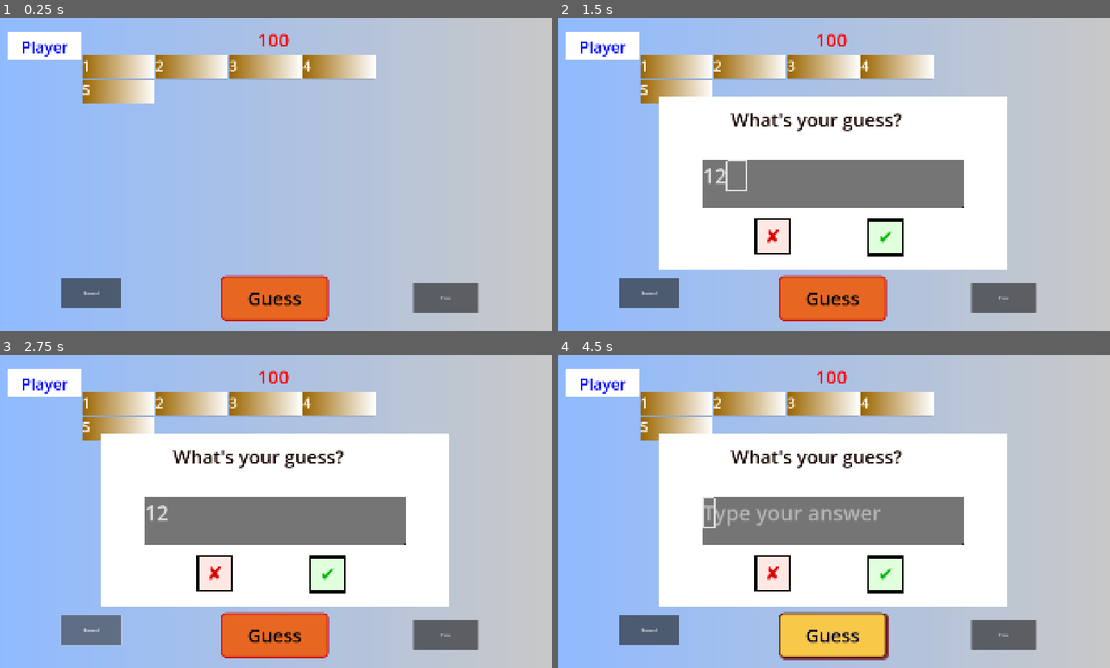
Above: before the commit, frames 1-4 (two rows, left to right).
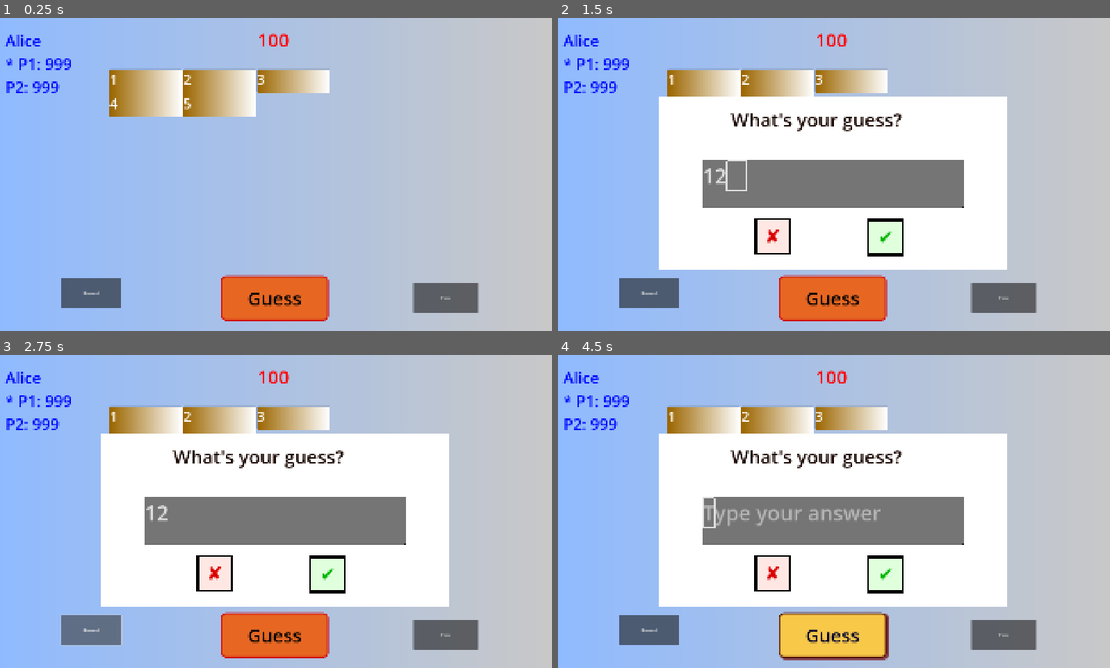
Above: after the commit, the same moments.

Repository: nerraf-dev/nutcase-knockoff
Game: Godot game, scene res://scenes/screens/MainGame.tscn
The game is run twice, just before and just after one commit, with the same random seed, the same clock (stepped at 60 frames per second) and the same inputs. The project has no main scene, so this scene is started directly.
Inputs (mouse positions are in pixels of both pictures, inside the frame that each line leads up to):
- Up to frame 1 (0.25 s): no input
- Up to frame 2 (1.5 s): click "Guess" at 0.5 s; click (834, 183) at 1.27 s; type "12" at 1.35 s
- Up to frame 3 (2.75 s): click "Reveal" at 2 s
- Up to frame 4 (4.5 s): click "Pass" at 2.75 s; click "✔" at 3.5 s; click "Guess" at 4.25 s

The runs differ from the first frame. In frame 1, 9.8% of the frame differs, in the area x 0-69%, y 4-32%; in frame 2, 8.1%; in frame 3, 8.1%; in frame 4, 8.1%.

Commit message:
Refactor player management in MainGame; update player list display and current player label

Diff:
--- a/nutcase-knockoff/scenes/screens/MainGame.tscn
+++ b/nutcase-knockoff/scenes/screens/MainGame.tscn
@@ -1,8 +1,7 @@
-[gd_scene load_steps=8 format=3 uid="uid://dl00hth5lbomp"]
+[gd_scene load_steps=7 format=3 uid="uid://dl00hth5lbomp"]
 
 [ext_resource type="Script" uid="uid://bvmfv62q8ittl" path="res://scenes/screens/main_game.gd" id="1_8dokk"]
 [ext_resource type="Theme" uid="uid://b1vdv74xd0icc" path="res://resources/guess_button.tres" id="2_i3a2a"]
-[ext_resource type="PackedScene" uid="uid://cfn3vsea2v03b" path="res://scenes/components/player_badge.tscn" id="3_ms0ej"]
 
 [sub_resource type="Gradient" id="Gradient_i3a2a"]
 colors = PackedColorArray(0.564706, 0.733333, 1, 1, 0.785641, 0.785641, 0.785641, 1)
@@ -70,30 +69,30 @@
 text = "99999"
 label_settings = SubResource("LabelSettings_42wtb")
 
-[node name="PlayerGrid" type="GridContainer" parent="HUD"]
+[node name="PlayerList" type="GridContainer" parent="HUD"]
 layout_mode = 0
 offset_left = 32.0
 offset_top = 40.0
-offset_right = 32.0
-offset_bottom = 40.0
+offset_right = 278.0
+offset_bottom = 270.0
 
-[node name="PlayerBadge" parent="HUD/PlayerGrid" instance=ExtResource("3_ms0ej")]
-position = Vector2(8, 8)
+[node name="Current" type="Label" parent="HUD/PlayerList"]
+layout_mode = 2
+text = "--CURRENT--"
+label_settings = SubResource("LabelSettings_i3a2a")
 
-[node name="P1" type="Label" parent="HUD/PlayerGrid"]
-visible = false
+[node name="P1" type="Label" parent="HUD/PlayerList"]
 layout_mode = 2
 text = "* P1: 999"
 label_settings = SubResource("LabelSettings_i3a2a")
 
-[node name="P2" type="Label" parent="HUD/PlayerGrid"]
-visible = false
+[node name="P2" type="Label" parent="HUD/PlayerList"]
 layout_mode = 2
 text = "P2: 999"
 label_settings = SubResource("LabelSettings_i3a2a")
 
 [node name="GridContainer" type="GridContainer" parent="."]
-offset_left = 297.0
-offset_top = 129.0
-offset_right = 1819.0
-offset_bottom = 853.0
+offset_left = 392.0
+offset_top = 176.0
+offset_right = 1744.0
+offset_bottom = 816.0
--- a/nutcase-knockoff/scenes/screens/main_game.gd
+++ b/nutcase-knockoff/scenes/screens/main_game.gd
@@ -6,6 +6,8 @@
 @onready var grid = $GridContainer
 @onready var pot_label = $HUD/PotLabel
 @onready var guess_btn = $HUD/GuessBtn
+@onready var player_list = $HUD/PlayerList
+@onready var current_player_label = $HUD/PlayerList/Current
 
 const BASE_POT = 100.0
 const MINIMUM_POT_PERCENT = 0.1  # Always reserve 10% as minimum pot
@@ -36,6 +38,8 @@
 	# Load questions from JSON
 	all_questions = QuestionLoaderResource.load_questions_from_file("res://data/questions.json")
 	guess_btn.pressed.connect(_on_guess_btn_pressed)
+	current_player_label.text = PlayerManager.get_current_player().name
+	print("First child of player_list: %s" % current_player_label.text)
 
 	# Get a random question and spawn it
 	var random_question = QuestionLoaderResource.get_random_question(all_questions)
@@ -68,7 +72,7 @@
 	for i in range(words.size()):
 		var s = SliderScene.instantiate()
 		s.custom_minimum_size = Vector2(250, 80)  # Match the size from the scene
-		grid.columns = 4
+		grid.columns = 3
 		grid.add_child(s)
 		s.set_word(words[i], i + 1)  # Pass word and number (1-indexed)
 		s.clicked.connect(_on_slider_clicked)
@@ -88,6 +92,8 @@
 	# Next player
 	PlayerManager.next_turn()
 	print("Next turn: %s" % PlayerManager.get_current_player().name)
+	# print("First child of player_list: %s" % current_player_label.text)
+	current_player_label.text = PlayerManager.get_current_player().name
 
 
 # Update the score on the screen
